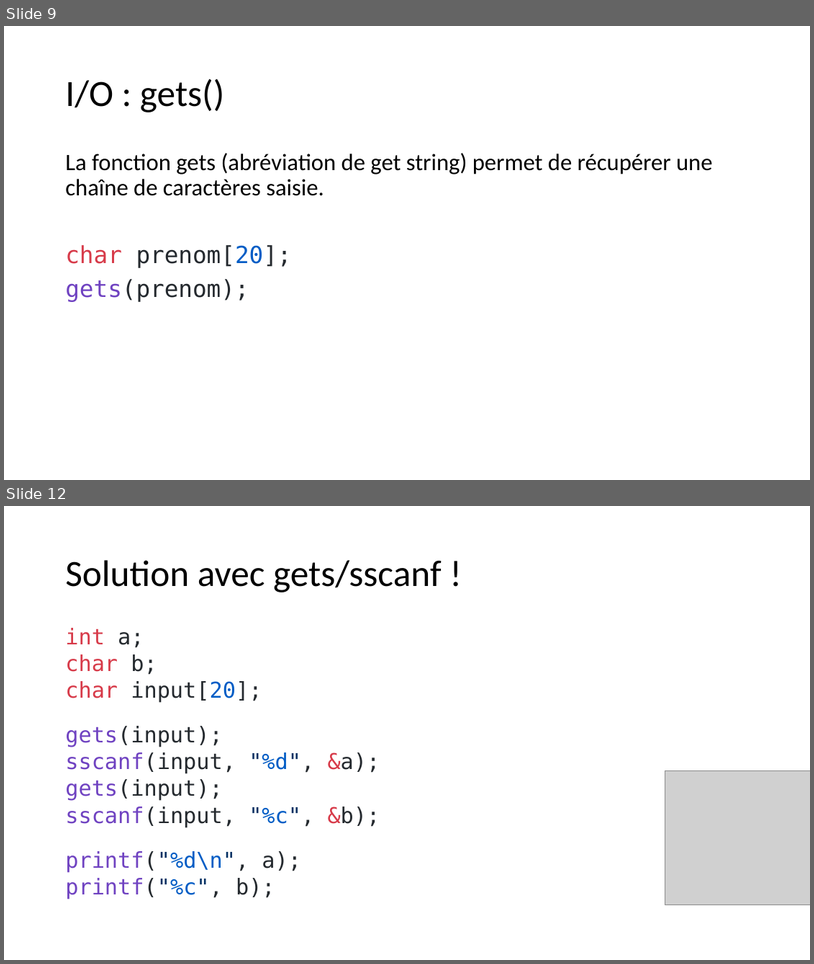
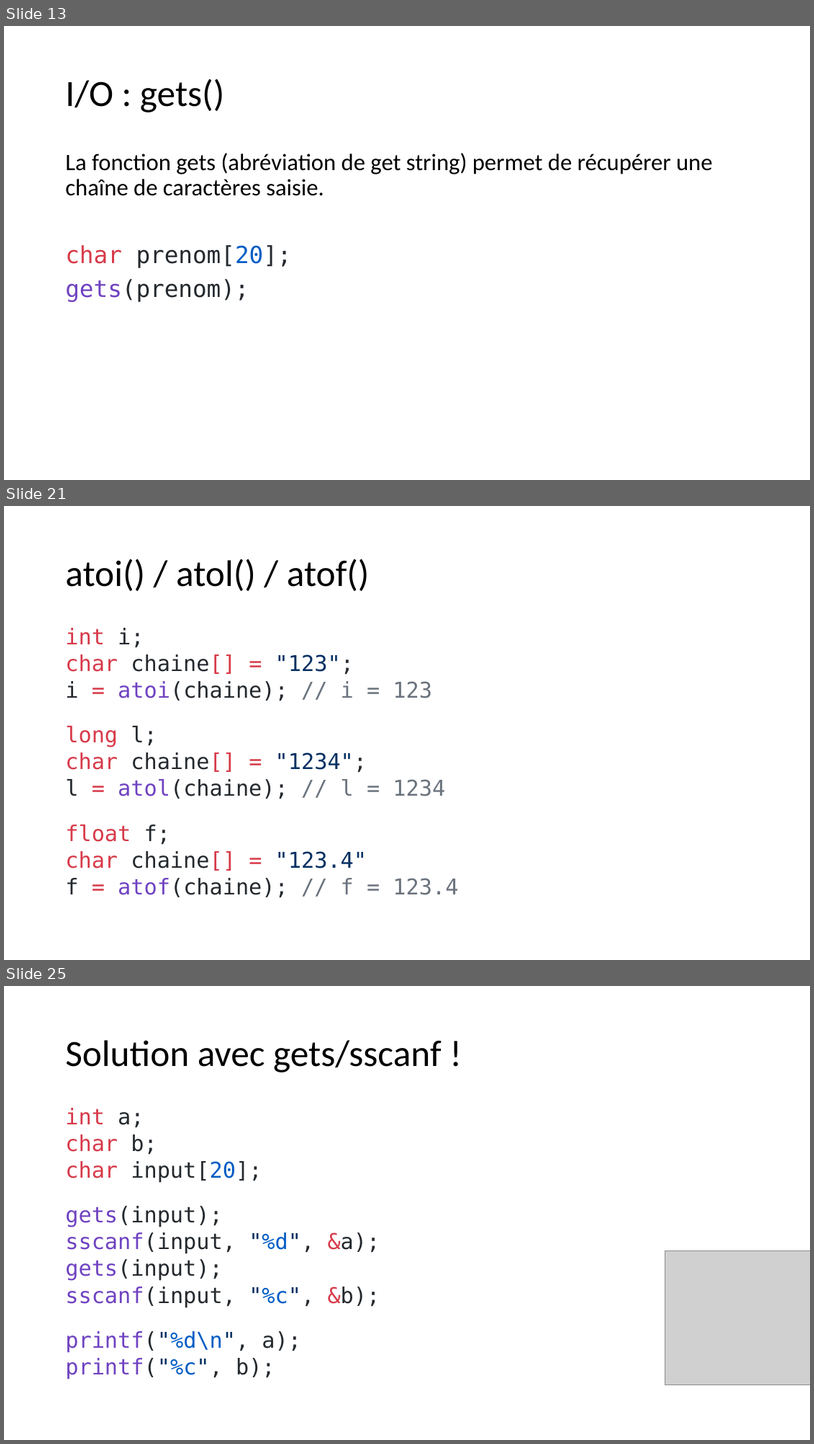
Before and after one commit to Firestorm49/bts-1, a slide deck: 03_Tableaux/tableaux.pptx. Shown one above the other, each under a label of ours: slides 9 and 12 before the commit, slides 13, 21 and 25 after it; the slides between them are not shown. The pictures are 814x964 and 814x1444 pixels, drawn with LibreOffice and Linux fonts; fonts in the diff are those of the drawing; grey boxes stand for pictures. Boxes give left, top, right and bottom in pixels: in the first picture for what was removed or moved away, otherwise in the second. Text is boxed around its words. In the diff, an @@ line names an element or a change of style, - is before the commit and + after.

```diff
--- a/03_Tableaux/tableaux.pptx
+++ b/03_Tableaux/tableaux.pptx
@@ slide 21 added at (x1=4, y1=506, x2=810, y2=960), background #FFFFFF @@
@@ title added at (x1=65, y1=559, x2=370, y2=591), 44 pt, text #000000 @@
+atoi() / atol() / atof()
@@ text added at (x1=65, y1=628, x2=458, y2=898), 25.9 pt, text #24292E @@
+int i;
+char chaine[] = "123";
+i = atoi(chaine); // i = 123
+long l;
+char chaine[] = "1234";
+l = atol(chaine); // l = 1234
+float f;
+char chaine[] = "123.4"
+f = atof(chaine); // f = 123.4
@@ what was slide 9 is now slide 13 @@
@@ what was slide 12 is now slide 25 @@
```
Also in this commit, not shown: 2 slides changed, 12 other slides added, 2 other files.
